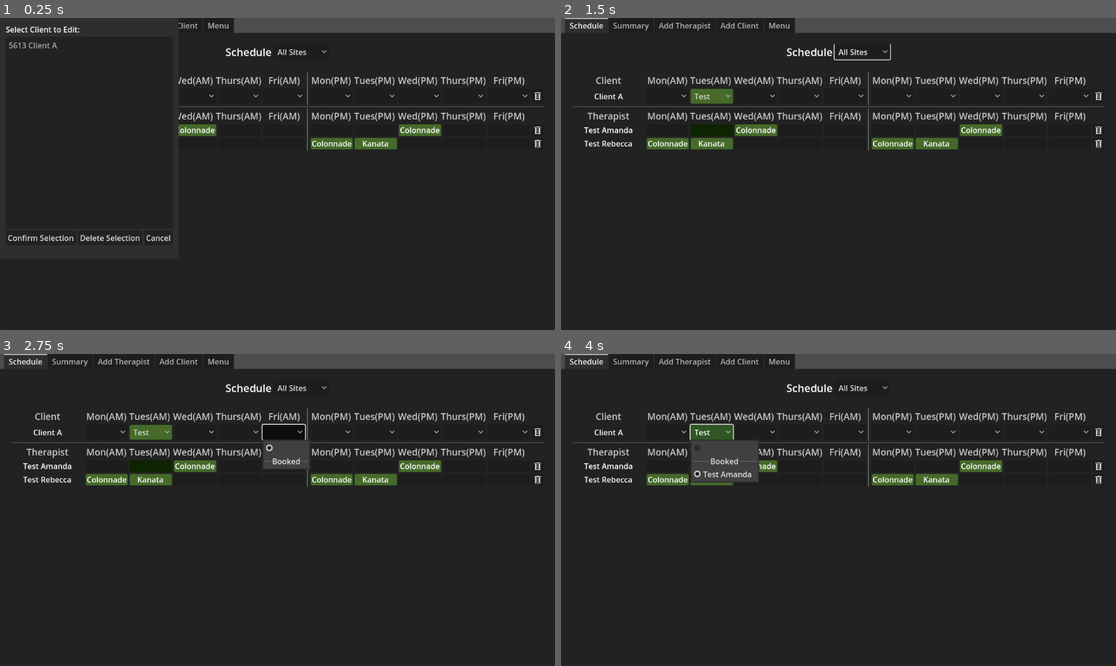
Above: before the commit, frames 1-4 (two rows, left to right).
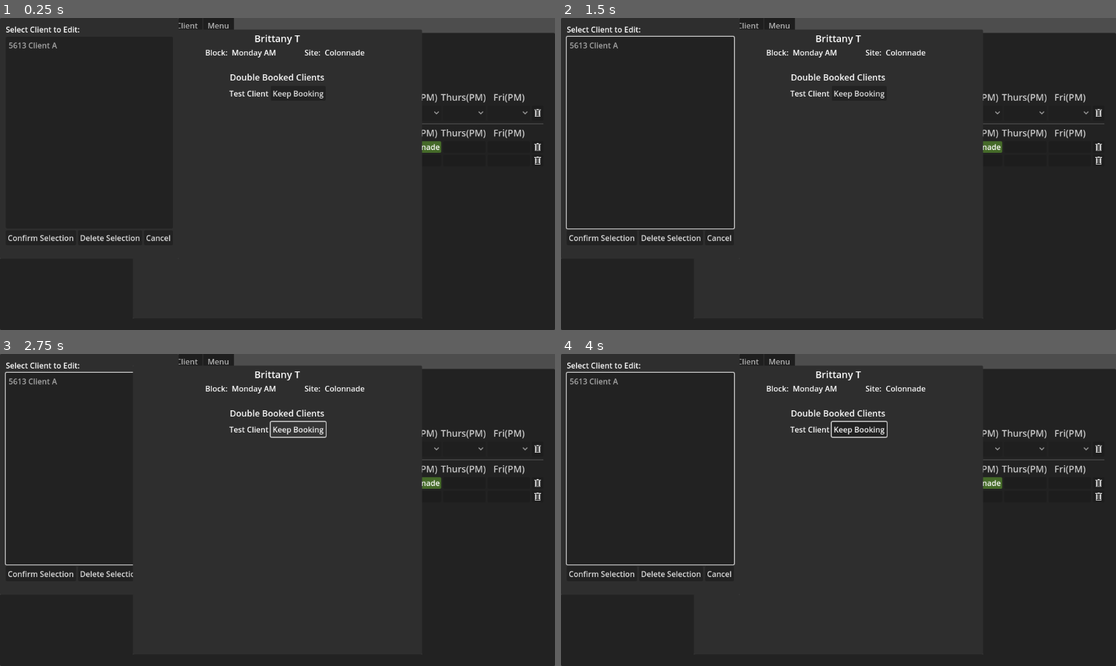
Above: after the commit, the same moments.

Repository: Nishi790/caseload_assigner
Game: Godot game, scene res://main_view.tscn
Two runs of this game, one before a commit and one after it. Both use one fixed random seed, a clock stepped at 60 frames per second and the inputs below.
Inputs (mouse positions are in pixels of both pictures, inside the frame that each line leads up to):
- Up to frame 1 (0.25 s): no input
- Up to frame 2 (1.5 s): click "All Sites" at 0.5 s; click (622, 67) at 1.25 s, where only the run after the commit has a clickable "Check for Double Bookings"
- Up to frame 3 (2.75 s): click (299, 428) at 2 s, where only the run after the commit has a clickable "Keep Booking"
- Up to frame 4 (4 s): click (666, 432) at 2.77 s; click "Test Amanda" at 3.5 s

The runs differ from the first frame. In frame 1, 4.4% of the frame differs, in the area x 32-98%, y 3-47%; in frame 2, 7.9%; in frame 3, 7.9%; in frame 4, 8.1%, in the area x 0-98%, y 0-72%.
Error after the commit: Invalid access to property or key 'pressed' on a base object of type 'Nil'. (res://UI/keep_booking_entry.gd:13)

Commit message:
Continued troubleshooting doublebooking import issue, added double-booking reviewer

Diff:
--- /dev/null
+++ b/UI/double_booking_panel.gd
@@ -0,0 +1,62 @@
+class_name DoubleBookingPanel
+extends PopupPanel
+
+
+@export var keep_entry_scene: PackedScene
+@export var entry_container: VBoxContainer
+@export var therapist_name_label: Label
+@export var block_label: Label
+@export var site_label: Label
+
+var double_booking_dict: Dictionary
+
+var double_booking_array: Array[Dictionary]
+
+var active_booking: Dictionary
+
+
+func set_up(booking_dict: Dictionary) -> void:
+	double_booking_dict = booking_dict
+	for thx: Therapist in double_booking_dict:
+
+		for block in double_booking_dict[thx]:
+			var double_book: Dictionary = {}
+			double_book["block"] = block
+			double_book["therapist"] = thx
+			double_book["clients"] = double_booking_dict[thx][block]
+			double_booking_array.append(double_book)
+
+	active_booking = double_booking_array.pop_back()
+	display_booking()
+
+func display_booking() -> void:
+	for child: Node in entry_container.get_children():
+		child.queue_free()
+	therapist_name_label.text = active_booking["therapist"].therapist_name
+	block_label.text = Schedule.get_block_string(active_booking["block"])
+	site_label.text = Schedule.get_site_string(active_booking["therapist"].work_schedule[active_booking["block"]])
+	var clients: Array[Client] = []
+	clients.assign(active_booking["clients"])
+	for client: Client in clients:
+		var confirm_entry: KeepBookingEntry = keep_entry_scene.instantiate()
+		confirm_entry.set_up(client)
+		entry_container.add_child(confirm_entry)
+		confirm_entry.client_kept.connect(keep_selected_booking)
+
+
+func keep_selected_booking(client: Client) -> void:
+	var block: Schedule.Block = active_booking["block"]
+	var thx: Therapist = active_booking["therapist"]
+	var clients: Array[Client] = []
+	clients.assign(active_booking["clients"])
+	for booked_client in clients:
+		booked_client.clear_block(block)
+
+	client.update_assigned_therapist(block, thx)
+
+	if not double_booking_array.is_empty():
+		active_booking = double_booking_array.pop_back()
+		display_booking()
+	else:
+		double_booking_dict.clear()
+		hide()
--- a/UI/import_client_confirmation.gd
+++ b/UI/import_client_confirmation.gd
@@ -7,7 +7,7 @@
 
 @export var transfer_selection_button: Button
 @export var transfer_all_button: Button
-@export var discard_changes: Button
+@export var discard_changes_button: Button
 
 @export_group("existing_client")
 @export var existing_client_name_label: Label
@@ -62,6 +62,7 @@
 	transfer_all_button.pressed.connect(_set_up_transfer_all_client_data)
 	transfer_selection_button.pressed.connect(_set_up_transfer_selected_data)
 	about_to_popup.connect(_on_about_to_pop_up)
+	discard_changes_button.pressed.connect(_set_up_discard)
 
 	import_client_block_boxes = {
 		new_client_mon_am_box: Schedule.Block.MONDAY_AM,
@@ -134,7 +135,10 @@
 	if client.scheduled_site == Schedule.Site.ALL_SITES:
 		existing_client_site_selector.select(0)
 	else:
-		var index: int = existing_client_site_selector.get_item_index(client.scheduled_site)
+		#for index: int in existing_client_site_selector.item_count:
+			#print("%d: %s: ID = %d" % [index, existing_client_site_selector.get_item_text(index), existing_client_site_selector.get_item_id(index)])
+		var index: int = existing_client_site_selector.get_item_index(client.scheduled_site + 1)
+		print(existing_client_site_selector.get_item_text(index))
 		existing_client_site_selector.select(index)
 
 	for block: Schedule.Block in client.scheduled_blocks:
@@ -165,6 +169,8 @@
 func _set_up_transfer_all_client_data() -> void:
 	if confirmed.is_connected(_transfer_selected_data):
 		confirmed.disconnect(_transfer_selected_data)
+	if confirmed.is_connected(_discard_changes):
+		confirmed.disconnect(_discard_changes)
 	if not confirmed.is_connected(_transfer_all_client_data):
 		confirmed.connect(_transfer_all_client_data)
 
@@ -172,8 +178,19 @@
 func _set_up_transfer_selected_data() -> void:
 	if confirmed.is_connected(_transfer_all_client_data):
 		confirmed.disconnect(_transfer_all_client_data)
+	if confirmed.is_connected(_discard_changes):
+		confirmed.disconnect(_discard_changes)
 	if not confirmed.is_connected(_transfer_selected_data):
 		confirmed.connect(_transfer_selected_data)
+
+
+func _set_up_discard() -> void:
+	if confirmed.is_connected(_transfer_all_client_data):
+		confirmed.disconnect(_transfer_all_client_data)
+	if confirmed.is_connected(_transfer_selected_data):
+		confirmed.disconnect(_transfer_selected_data)
+	if not confirmed.is_connected(_discard_changes):
+		confirmed.connect(_discard_changes)
 
 
 func _transfer_all_client_data() -> void:
@@ -184,15 +201,17 @@
 		saved_client.scheduled_site = existing_client_site_selector.get_selected_id()
 
 	saved_client.assigned_therapists = imported_client.assigned_therapists
-	saved_client.scheduled_blocks = imported_client.scheduled_blocks
-	saved_client.unfilled_slots = []
+	for block: Schedule.Block in saved_client.assigned_therapists:
+		var thx = saved_client.assigned_therapists[block]
+		if thx is TempTherapist:
+			thx.add_block(block, saved_client)
 	transfer_complete.emit()
 
 
 func _transfer_selected_data() -> void:
 	if new_client_site_box.button_pressed and imported_client.scheduled_site != Schedule.Site.ALL_SITES:
 		saved_client.scheduled_site = imported_client.scheduled_site
-	else: saved_client.scheduled_site = existing_client_site_selector.get_selected_id()
+	else: saved_client.scheduled_site = existing_client_site_selector.get_selected_id() - 1
 
 	var blocks_affected: Array[Schedule.Block] = []
 	for box: CheckBox in import_client_block_boxes:
@@ -202,11 +221,20 @@
 		elif imported_client.assigned_therapists.has(block):
 			var assigned_thx = imported_client.assigned_therapists[block]
 			if assigned_thx is TempTherapist and assigned_thx.scheduled_visits.has(block):
-				assigned_thx.remove_block(block)
-				assigned_thx.add_admin(block, Schedule.Site.ALL_SITES)
+				if saved_client.assigned_therapists.has(block) and saved_client.assigned_therapists[block].AC_id != assigned_thx.id:
+					assigned_thx.remove_block(block)
+					var site: Schedule.Site = Schedule.Site.ALL_SITES
+					if imported_client.scheduled_site != Schedule.Site.ALL_SITES:
+						site = imported_client.scheduled_site
+					elif saved_client.scheduled_site != Schedule.Site.ALL_SITES:
+						site = saved_client.scheduled_site
+
+					assigned_thx.add_admin(block, site)
 
 	for block: Schedule.Block in blocks_affected:
 		if imported_client.assigned_therapists.has(block):
+			var assigned_thx: TempTherapist = imported_client.assigned_therapists[block]
+			assigned_thx.add_block(block, saved_client)
 			if not saved_client.scheduled_blocks.has(block):
 				saved_client.scheduled_blocks.append(block)
 			if saved_client.unfilled_slots.has(block):
@@ -220,6 +248,10 @@
 	transfer_complete.emit()
 
 
+func _discard_changes() -> void:
+	transfer_complete.emit()
+
+
 func _on_about_to_pop_up() -> void:
 	for box: CheckBox in import_client_block_boxes:
 		box.set_pressed_no_signal(false)
--- a/UI/import_client_confirmation.tscn
+++ b/UI/import_client_confirmation.tscn
@@ -3,7 +3,7 @@
 [ext_resource type="Script" path="res://UI/import_client_confirmation.gd" id="1_g6r86"]
 [ext_resource type="ButtonGroup" uid="uid://be32qc4rnycoc" path="res://UI/import_confirmation_button_group.tres" id="2_j1efp"]
 
-[node name="ImportClientConfirmation" type="AcceptDialog" node_paths=PackedStringArray("transfer_selection_button", "transfer_all_button", "discard_changes", "existing_client_name_label", "existi …(1008 unchanged characters)…
+[node name="ImportClientConfirmation" type="AcceptDialog" node_paths=PackedStringArray("transfer_selection_button", "transfer_all_button", "discard_changes_button", "existing_client_name_label", "existi …(1008 unchanged characters)…
 title = "Import Mismatch - Confirm Data Changes"
 initial_position = 1
 size = Vector2i(800, 600)
@@ -12,7 +12,7 @@
 script = ExtResource("1_g6r86")
 transfer_selection_button = NodePath("PanelContainer/VBoxContainer/HBoxContainer/TransferSelected")
 transfer_all_button = NodePath("PanelContainer/VBoxContainer/HBoxContainer/TransferAll")
-discard_changes = NodePath("PanelContainer/VBoxContainer/HBoxContainer/DiscardAll")
+discard_changes_button = NodePath("PanelContainer/VBoxContainer/HBoxContainer/DiscardAll")
 existing_client_name_label = NodePath("PanelContainer/VBoxContainer/HSplitContainer/Existing/ExistingData/Identifiers/Name")
 existing_client_id_label = NodePath("PanelContainer/VBoxContainer/HSplitContainer/Existing/ExistingData/Identifiers/ID")
 existing_client_site_selector = NodePath("PanelContainer/VBoxContainer/HSplitContainer/Existing/ExistingData/SiteData/CurrentSite")
@@ -57,8 +57,8 @@
 anchor_bottom = 1.0
 offset_left = 8.0
 offset_top = 8.0
-offset_right = -8.0
-offset_bottom = -49.0
+offset_right = 792.0
+offset_bottom = 551.0
 grow_horizontal = 2
 grow_vertical = 2
 
@@ -125,12 +125,13 @@
 popup/item_0/disabled = true
 popup/item_0/separator = true
 popup/item_1/text = "Colonnade"
+popup/item_1/id = 1
 popup/item_2/text = "Lancaster"
-popup/item_2/id = 1
+popup/item_2/id = 2
 popup/item_3/text = "Kanata"
-popup/item_3/id = 2
+popup/item_3/id = 3
 popup/item_4/text = "Pembroke"
-popup/item_4/id = 3
+popup/item_4/id = 4
 
 [node name="MonAM" type="PanelContainer" parent="PanelContainer/VBoxContainer/HSplitContainer/Existing/ExistingData"]
 custom_minimum_size = Vector2(0, 24)
--- /dev/null
+++ b/UI/keep_booking_entry.gd
@@ -0,0 +1,22 @@
+class_name KeepBookingEntry
+extends HBoxContainer
+
+signal client_kept(client: Client)
+
+@export var name_label: Label
+@export var keep_button: Button
+
+var entry_client: Client
+
+
+func _ready() -> void:
+	keep_button.pressed.connect(keep_client)
+
+
+func set_up(client: Client) -> void:
+	entry_client = client
+	name_label.text = entry_client.client_name
+
+
+func keep_client() -> void:
+	client_kept.emit(entry_client)
--- /dev/null
+++ b/UI/keep_booking_entry.tscn
@@ -0,0 +1,15 @@
+[gd_scene load_steps=2 format=3 uid="uid://c4sf7fpdpmdrp"]
+
+[ext_resource type="Script" path="res://UI/keep_booking_entry.gd" id="1_7hixw"]
+
+[node name="HBoxContainer" type="HBoxContainer"]
+alignment = 1
+script = ExtResource("1_7hixw")
+
+[node name="Name" type="Label" parent="."]
+layout_mode = 2
+text = "Test Client"
+
+[node name="Button" type="Button" parent="."]
+layout_mode = 2
+text = "Keep Booking"
--- a/UI/person_entry.gd
+++ b/UI/person_entry.gd
@@ -64,14 +64,9 @@
 
 	for block: Schedule.Block in Schedule.Block.values():
 		_sort_therapist_selector(block)
-
-	#for thx: Therapist in CaseloadData.active_staff.values():
-		#for selector: OptionButton in all_selectors:
-			#var block: Schedule.Block = selector.get_meta(block_name)
-			#if thx.work_schedule.has(block) and thx.work_schedule[block] == client.scheduled_site:
-				#selector.add_item(thx.therapist_name)
-				#var item_index: int = selector.item_count - 1
-				#selector.set_item_metadata(item_index, thx)
+		if not client.scheduled_blocks.has(block):
+			var selector: OptionButton = find_block_selector(block)
+			selector.disabled = true
 
 	for entry in client.assigned_therapists:
 		var therapist = client.assigned_therapists[entry]
--- a/UI/save_load_data.tscn
+++ b/UI/save_load_data.tscn
@@ -3,7 +3,7 @@
 [ext_resource type="Script" path="res://UI/save_load_screen.gd" id="1_x1ppr"]
 [ext_resource type="PackedScene" uid="uid://cfi4rrsiubnhy" path="res://UI/import_client_confirmation.tscn" id="2_l0dpe"]
 
-[node name="SaveLoadData" type="PanelContainer" node_paths=PackedStringArray("open_button", "save_button", "import_button", "quit_button", "file_selector", "error_popup", "error_label", "confirm_client_changes")]
+[node name="SaveLoadData" type="PanelContainer" node_paths=PackedStringArray("open_button", "save_button", "import_button", "update_button", "quit_button", "load_test_data", "file_selector", "error_popup", "confirm_test_load", "error_label", "confirm_client_changes")]
 anchors_preset = 15
 anchor_right = 1.0
 anchor_bottom = 1.0
@@ -13,9 +13,12 @@
 open_button = NodePath("VBoxContainer/Open")
 save_button = NodePath("VBoxContainer/SaveAs")
 import_button = NodePath("VBoxContainer/Import")
+update_button = NodePath("VBoxContainer/UpdateSchedule")
 quit_button = NodePath("VBoxContainer/Quit")
+load_test_data = NodePath("VBoxContainer/LoadTest")
 file_selector = NodePath("FileSelector")
 error_popup = NodePath("ErrorPopup")
+confirm_test_load = NodePath("ConfirmTestDB")
 error_label = NodePath("ErrorPopup/Label")
 confirm_client_changes = NodePath("ImportClientConfirmation")
 
@@ -23,6 +26,10 @@
 layout_mode = 2
 size_flags_horizontal = 4
 alignment = 1
+
+[node name="LoadTest" type="Button" parent="VBoxContainer"]
+layout_mode = 2
+text = "Load Sample Data"
 
 [node name="Open" type="Button" parent="VBoxContainer"]
 layout_mode = 2
@@ -35,7 +42,11 @@
 
 [node name="Import" type="Button" parent="VBoxContainer"]
 layout_mode = 2
-text = "Import JSON"
+text = "Create New Schedule from JSON"
+
+[node name="UpdateSchedule" type="Button" parent="VBoxContainer"]
+layout_mode = 2
+text = "Update Schedule from JSON"
 
 [node name="Quit" type="Button" parent="VBoxContainer"]
 layout_mode = 2
@@ -63,3 +74,8 @@
 
 [node name="ImportClientConfirmation" parent="." instance=ExtResource("2_l0dpe")]
 visible = false
+
+[node name="ConfirmTestDB" type="ConfirmationDialog" parent="."]
+initial_position = 2
+size = Vector2i(955, 100)
+dialog_text = "Loading the test data will delete the current data - please ensure that you have saved the current data before continuing. "
--- a/UI/save_load_screen.gd
+++ b/UI/save_load_screen.gd
@@ -4,10 +4,13 @@
 @export var open_button: Button
 @export var save_button: Button
 @export var import_button: Button
+@export var update_button: Button
 @export var quit_button: Button
+@export var load_test_data: Button
 
 @export var file_selector: FileDialog
 @export var error_popup: PopupPanel
+@export var confirm_test_load: ConfirmationDialog
 @export var error_label: Label
 @export var confirm_client_changes: ImportClientConfirmation
 
@@ -17,9 +20,18 @@
 func _ready() -> void:
 	open_button.pressed.connect(select_open_file)
 	save_button.pressed.connect(select_save_file)
-	import_button.pressed.connect(select_import_file)
+	import_button.pressed.connect(select_import_new_schedule_file)
+	update_button.pressed.connect(select_import_file)
 	quit_button.pressed.connect(quit)
+	load_test_data.pressed.connect(confirm_test_load.popup_centered)
 	data_importer.changes_to_confirm.connect(complete_import)
+
+	confirm_test_load.confirmed.connect(initialize_test_data)
+
+
+func initialize_test_data() -> void:
+	CaseloadData.clear_database()
+	CaseloadData.set_up_test_database()
 
 
 func select_open_file() -> void:
@@ -76,6 +88,19 @@
 	file_selector.file_selected.connect(open_import_file, ConnectFlags.CONNECT_ONE_SHOT)
 
 
+func select_import_new_schedule_file() -> void:
+	CaseloadData.save()
+	file_selector.file_mode = FileDialog.FILE_MODE_OPEN_FILE
+	file_selector.filters = ["*.json", "*.json-label"]
+	file_selector.popup_centered()
+	file_selector.file_selected.connect(open_import_new_file, ConnectFlags.CONNECT_ONE_SHOT)
+
+
+func open_import_new_file(path: String) -> void:
+	CaseloadData.clear_database()
+	data_importer.load_data(path)
+
+
 func open_import_file(path: String) -> void:
 	data_importer.load_data(path)
 
--- a/UI/schedule_view.gd
+++ b/UI/schedule_view.gd
@@ -4,6 +4,8 @@
 
 var tab_id: int
 
+
+@export var double_booking_button: Button
 @export var client_entry_scene: PackedScene
 @export var therapist_entry_scene: PackedScene
 
@@ -11,6 +13,7 @@
 @export var staff_schedule_container: VBoxContainer
 @export var site_selector: OptionButton
 @export var confirm_delete: ConfirmationDialog
+@export var double_booking_panel: PopupPanel
 
 
 var displayed_site: Schedule.Site
@@ -20,6 +23,7 @@
 
 
 func _ready() -> void:
+	double_booking_button.pressed.connect(check_for_double_bookings)
 	site_selector.item_selected.connect(new_site_selected)
 	displayed_site = Schedule.Site.ALL_SITES
 	display_clients(displayed_site)
@@ -145,3 +149,34 @@
 	client_display_to_delete.queue_free()
 	displayed_clients.erase(client_display_to_delete)
 	_update_therapist_display(thx_to_update)
+
+
+func check_for_double_bookings() -> void:
+	var double_booked_therapists: Dictionary = {}  #Therapist:Dictionary {Block: [Clients]}
+	for id: int in CaseloadData.active_staff:
+		var therapist: Therapist = CaseloadData.active_staff[id]
+		for block: Schedule.Block in therapist.scheduled_blocks:
+			var assigned_client: Client = therapist.scheduled_blocks[block]
+			for client: Client in CaseloadData.active_clients.values():
+				if client == assigned_client:
+					continue
+				if client.assigned_therapists.has(block):
+					var assigned_thx = client.assigned_therapists[block]
+					if assigned_thx is Therapist and assigned_thx.AC_id == id:
+						add_double_booking(double_booked_therapists, therapist, block, assigned_client, client)
+					elif assigned_thx is TempTherapist and assigned_thx.id == id:
+						add_double_booking(double_booked_therapists, therapist, block, assigned_client, client)
+
+	double_booking_panel.popup_centered()
+	double_booking_panel.set_up(double_booked_therapists)
+
+
+func add_double_booking(double_booking_dict: Dictionary, therapist: Therapist, block: Schedule.Block, assigned_client: Client, double_booking: Client) -> void:
+	if double_booking_dict.has(therapist):
+		var double_booking_entry: Dictionary = double_booking_dict[therapist]
+		if double_booking_entry.has(block):
+			double_booking_entry[block].append(double_booking)
+		else:
+			double_booking_entry[block] = [double_booking]
+	else:
+		double_booking_dict[therapist] = {block:[assigned_client, double_booking]}
--- a/UI/schedule_view.tscn
+++ b/UI/schedule_view.tscn
@@ -1,8 +1,10 @@
-[gd_scene load_steps=6 format=3 uid="uid://306agrwgt51h"]
+[gd_scene load_steps=9 format=3 uid="uid://306agrwgt51h"]
 
 [ext_resource type="PackedScene" uid="uid://ulss7unlmaei" path="res://UI/person_entry.tscn" id="1_gj3bk"]
 [ext_resource type="Script" path="res://UI/schedule_view.gd" id="1_n0xfh"]
 [ext_resource type="PackedScene" uid="uid://de8mc07iaext6" path="res://UI/therapist_entry.tscn" id="3_dp36t"]
+[ext_resource type="Script" path="res://UI/double_booking_panel.gd" id="4_hd82y"]
+[ext_resource type="PackedScene" uid="uid://c4sf7fpdpmdrp" path="res://UI/keep_booking_entry.tscn" id="5_nkr7k"]
 
 [sub_resource type="LabelSettings" id="LabelSettings_8ajca"]
 font_size = 22
@@ -12,13 +14,17 @@
 font_size = 19
 font_color = Color(0.787759, 0.787759, 0.787759, 1)
 
-[node name="ScheduleView" type="PanelContainer" node_paths=PackedStringArray("client_schedule_container", "staff_schedule_container", "site_selector", "confirm_delete")]
+[sub_resource type="LabelSettings" id="LabelSettings_6y4jn"]
+font_size = 20
+
+[node name="ScheduleView" type="PanelContainer" node_paths=PackedStringArray("double_booking_button", "client_schedule_container", "staff_schedule_container", "site_selector", "confirm_delete")]
 anchors_preset = 15
 anchor_right = 1.0
 anchor_bottom = 1.0
 grow_horizontal = 2
 grow_vertical = 2
 script = ExtResource("1_n0xfh")
+double_booking_button = NodePath("MarginContainer/ScrollContainer/VBoxContainer/HBoxContainer2/DoubleBookingCheck")
 client_entry_scene = ExtResource("1_gj3bk")
 therapist_entry_scene = ExtResource("3_dp36t")
 client_schedule_container = NodePath("MarginContainer/ScrollContainer/VBoxContainer/Clients")
@@ -62,6 +68,13 @@
 popup/item_4/text = "Pembroke"
 popup/item_4/id = 4
 
+[node name="HBoxContainer2" type="HBoxContainer" parent="MarginContainer/ScrollContainer/VBoxContainer"]
+layout_mode = 2
+
+[node name="DoubleBookingCheck" type="Button" parent="MarginContainer/ScrollContainer/VBoxContainer/HBoxContainer2"]
+layout_mode = 2
+text = "Check for Double Bookings"
+
 [node name="Control" type="Control" parent="MarginContainer/ScrollContainer/VBoxContainer"]
 custom_minimum_size = Vector2(0, 22)
 layout_mode = 2
@@ -266,3 +279,61 @@
 layout_mode = 2
 
 [node name="ConfirmationDialog" type="ConfirmationDialog" parent="."]
+
+[node name="DoubleBookingPanel" type="PopupPanel" parent="."]
+initial_position = 2
+size = Vector2i(600, 600)
+visible = true
+script = ExtResource("4_hd82y")
+
+[node name="VBoxContainer" type="VBoxContainer" parent="DoubleBookingPanel"]
+offset_left = 4.0
+offset_top = 4.0
+offset_right = 596.0
+offset_bottom = 596.0
+
+[node name="ThxName" type="Label" parent="DoubleBookingPanel/VBoxContainer"]
+layout_mode = 2
+text = "Brittany T"
+label_settings = SubResource("LabelSettings_6y4jn")
+horizontal_alignment = 1
+
+[node name="BlockData" type="HBoxContainer" parent="DoubleBookingPanel/VBoxContainer"]
+layout_mode = 2
+
+[node name="TitleBlock" type="Label" parent="DoubleBookingPanel/VBoxContainer/BlockData"]
+layout_mode = 2
+size_flags_horizontal = 3
+text = "Block: "
+horizontal_alignment = 2
+
+[node name="Block" type="Label" parent="DoubleBookingPanel/VBoxContainer/BlockData"]
+layout_mode = 2
+text = "Monday AM"
+
+[node name="Control" type="Control" parent="DoubleBookingPanel/VBoxContainer/BlockData"]
+custom_minimum_size = Vector2(50, 0)
+layout_mode = 2
+
+[node name="TitleSite" type="Label" parent="DoubleBookingPanel/VBoxContainer/BlockData"]
+layout_mode = 2
+text = "Site: "
+
+[node name="Site" type="Label" parent="DoubleBookingPanel/VBoxContainer/BlockData"]
+layout_mode = 2
+size_flags_horizontal = 3
+text = "Colonnade"
+
+[node name="Label" type="RichTextLabel" parent="DoubleBookingPanel/VBoxContainer"]
+custom_minimum_size = Vector2(0, 50)
+layout_mode = 2
+bbcode_enabled = true
+text = "
+[center][font size=18]Double Booked Clients[/font][/center]"
+fit_content = true
+
+[node name="Entries" type="VBoxContainer" parent="DoubleBookingPanel/VBoxContainer"]
+layout_mode = 2
+
+[node name="HBoxContainer" parent="DoubleBookingPanel/VBoxContainer/Entries" instance=ExtResource("5_nkr7k")]
+layout_mode = 2
--- a/ac_data_import.gd
+++ b/ac_data_import.gd
@@ -200,7 +200,8 @@
 		imported_therapist = temp_thx.create_thx()
 		CaseloadData.active_staff[imported_therapist.AC_id] = imported_therapist
 		imported_therapist.connect_clients_by_id()
-		CaseloadData.clean_client_entries()
+
+	CaseloadData.clean_client_entries()
 
 
 func _is_thx_same(new_thx: TempTherapist, existing_thx: Therapist) -> bool:
--- a/data_structures/client.gd
+++ b/data_structures/client.gd
@@ -147,6 +147,9 @@
 		unfilled_slots.sort()
 
 	if assigned_therapists.has(block):
+		if assigned_therapists[block] is Therapist:
+			var thx: Therapist = assigned_therapists[block]
+			thx.free_slot(block)
 		assigned_therapists.erase(block)
 
 	data_changed.emit(self)
@@ -179,14 +182,22 @@
 
 
 func clean_assigned_therapists() -> void:
-	for block: Schedule.Block in assigned_therapists:
+	print(assigned_therapists.keys().size())
+	for block: Schedule.Block in assigned_therapists.keys():
 		var thx = assigned_therapists[block]
-		if not thx is Therapist:
+		if thx is Therapist:
+			if thx.scheduled_blocks.has(block) and thx.scheduled_blocks[block] != self:
+				assigned_therapists.erase(block)
+				if not unfilled_slots.has(block):
+					unfilled_slots.append(block)
+		else:
 			assigned_therapists.erase(block)
-			if scheduled_blocks.has(block):
-				scheduled_blocks.erase(block)
 			if not unfilled_slots.has(block):
 				unfilled_slots.append(block)
+
+	for block: Schedule.Block in scheduled_blocks:
+		if not assigned_therapists.has(block) and not unfilled_slots.has(block):
+			unfilled_slots.append(block)
 
 
 func serialize_data() -> Dictionary:
--- a/schedule.gd
+++ b/schedule.gd
@@ -149,6 +149,14 @@
 	save(path)
 
 
+func clear_database() -> void:
+	release_therapist_references()
+	active_clients.clear()
+	active_staff.clear()
+	alphabetical_clients.clear()
+	alphabetical_staff.clear()
+
+
 func release_therapist_references() -> void:
 	for client: Client in active_clients.values():
 		client.assigned_RBA = null
